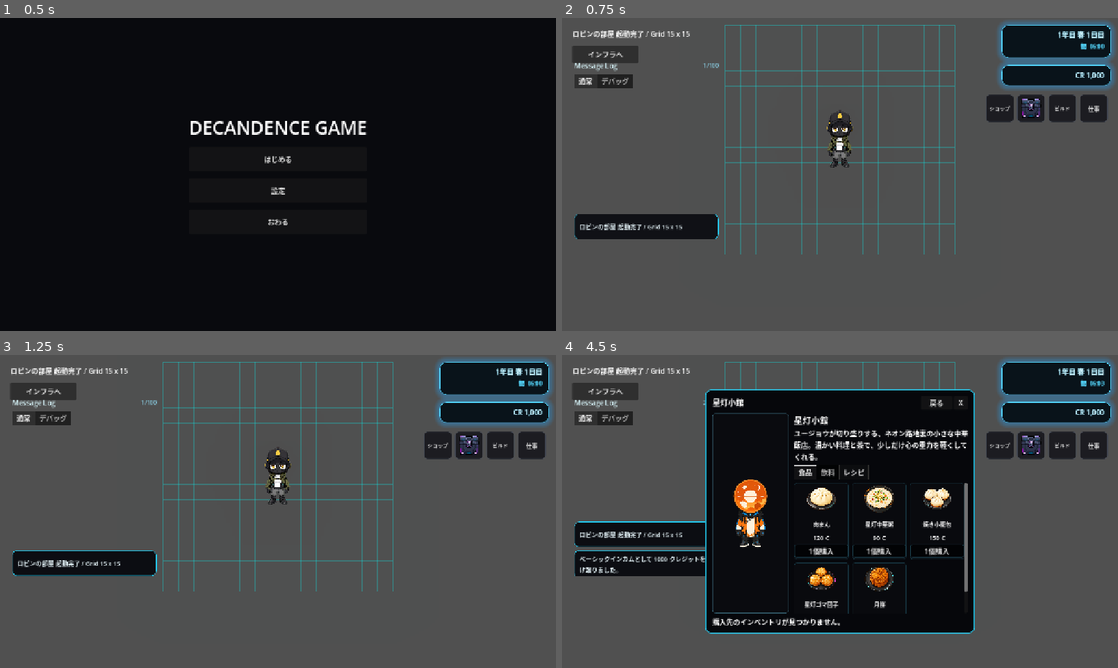
Above: before the commit, frames 1-4 (two rows, left to right).
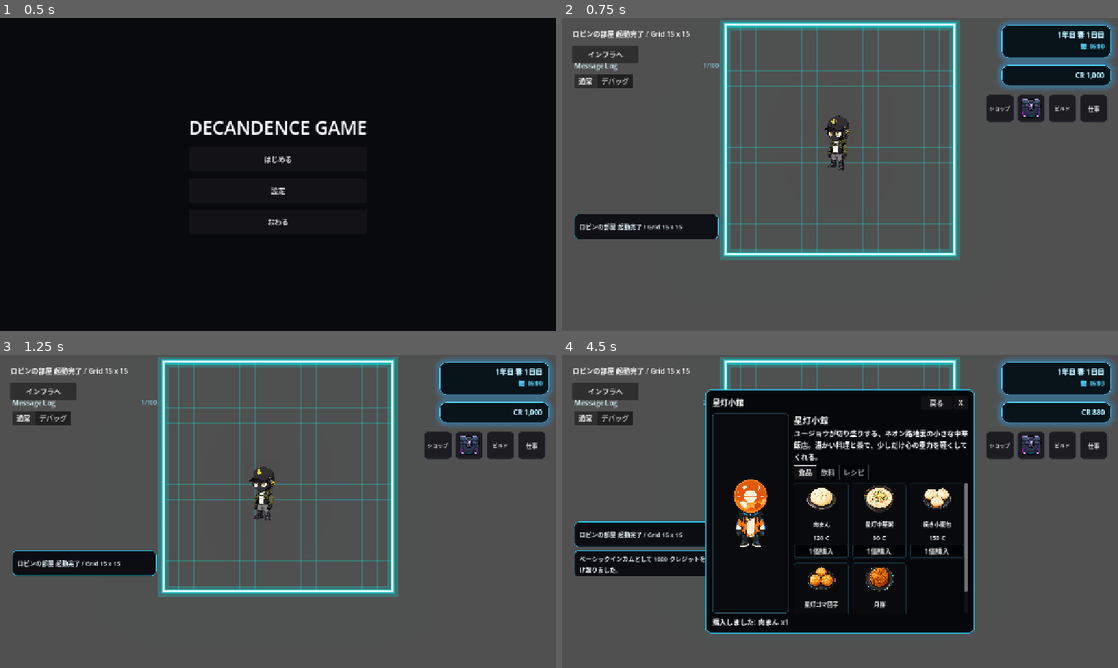
Above: after the commit, the same moments.

Repository: grimoire1089-coder/optimistic
Game: Godot game, scene res://Scenes/Boot/TitleScene.tscn
Same seed, same stepped clock (60 frames per second), same inputs: the game is played once before the commit and once after it. Sound files missing from this copy of the repository are replaced by a short silence.
Inputs (mouse positions are in pixels of both pictures, inside the frame that each line leads up to):
- Up to frame 1 (0.5 s): no input
- Up to frame 2 (0.75 s): click "はじめる" at 0.5 s
- Up to frame 3 (1.25 s): no input
- Up to frame 4 (4.5 s): click "ショップ" at 1.25 s; click (756, 483) at 2.02 s; click "戻る" at 2.75 s; click (840, 483) at 3.52 s; click "1個購入" at 4.25 s

Frame 1 is identical in both runs. In frame 2, 6.2% of the frame differs, in the area x 28-72%, y 0-78%; in frame 3, 6.7%; in frame 4, 2.1%.
Error before the commit: Parse Error: Value of type "NeedDrivenAIPlanner" cannot be assigned to a variable of type "CharacterNeedsModule". (res://Scripts/Systems/Needs/NeedDrivenAIPlan…

Commit message:
Fix needs module lookup cast

Diff:
--- a/Scripts/Systems/Needs/NeedDrivenAIPlanner.gd
+++ b/Scripts/Systems/Needs/NeedDrivenAIPlanner.gd
@@ -56,5 +56,5 @@
 func _get_module() -> CharacterNeedsModule:
 	if _needs_module != null:
 		return _needs_module
-	_needs_module = get_node_or_null(needs_module_path) as NeedDrivenAIPlanner
+	_needs_module = get_node_or_null(needs_module_path) as CharacterNeedsModule
 	return _needs_module
